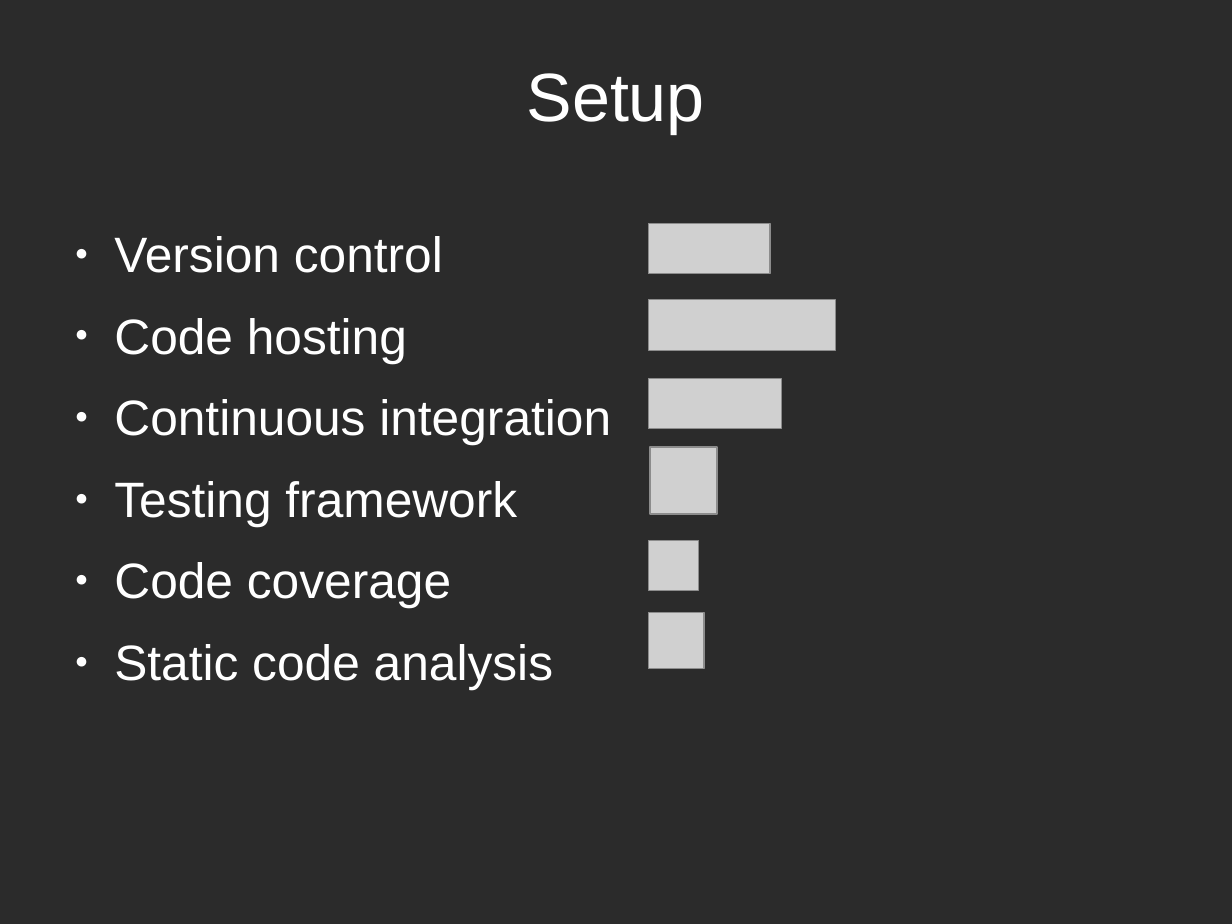
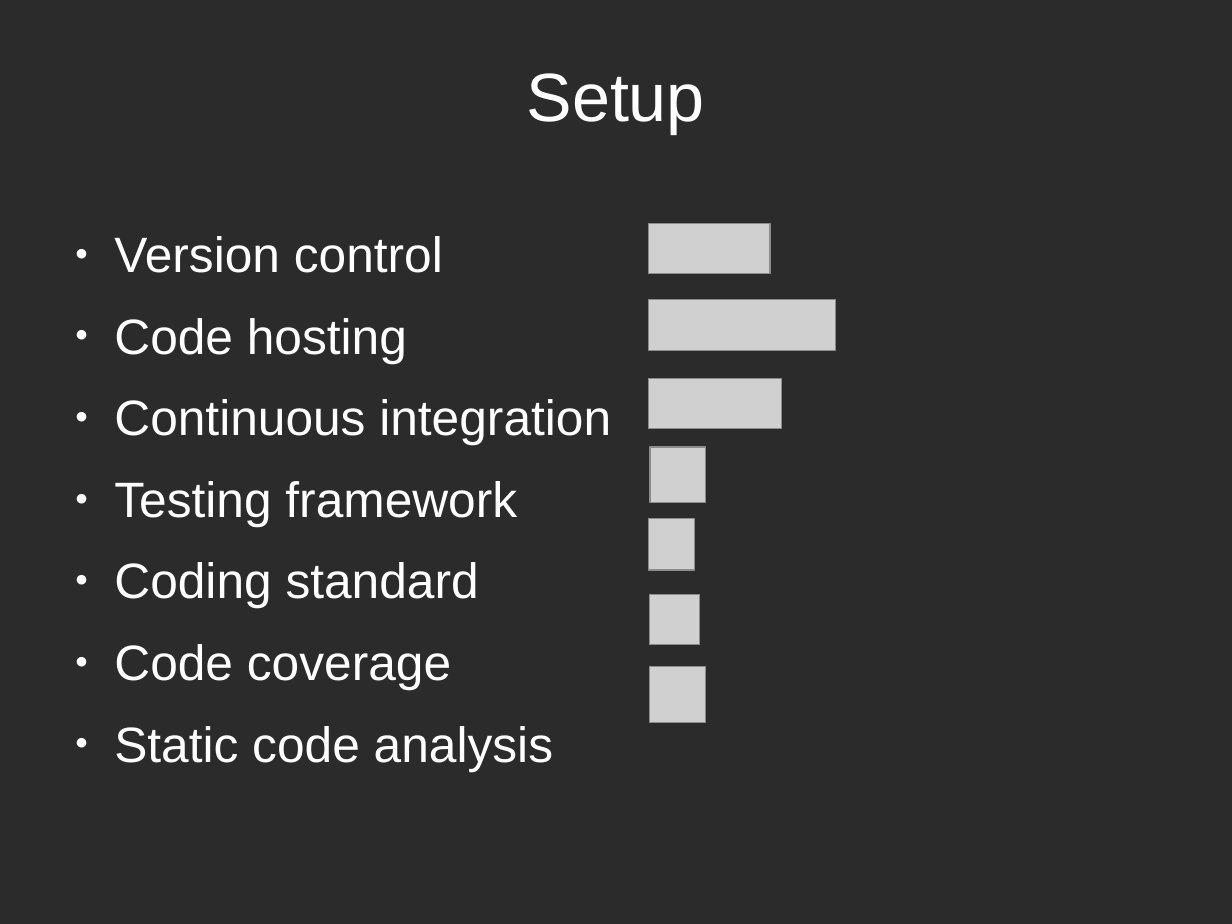
Before and after one commit to richelbilderbeek/PresentationsAboutR, a slide deck: slide 4 of ProfessionalRdevelopment/ProfessionalRDevelopment.odp. Drawn at 1232x924 pixels with LibreOffice and Linux fonts; fonts in the diff are those of the drawing; grey boxes stand for pictures; background and template pictures are left out; a plain dark background stands for a picture behind light text. Boxes give left, top, right and bottom in pixels: in the first picture for what was removed or moved away, otherwise in the second. Text is boxed around its words. In the diff, an @@ line names an element or a change of style, - is before the commit and + after.

```diff
--- a/ProfessionalRdevelopment/ProfessionalRDevelopment.odp
+++ b/ProfessionalRdevelopment/ProfessionalRDevelopment.odp
@@ picture: place and size @@
-picture at (651, 447, 718, 514)
+picture at (651, 447, 707, 503)
@@ picture added at (648, 519, 695, 570) @@
@@ text at (114, 562, 479, 608): paragraph added @@
+● Coding standard
@@ picture: place and size @@
-picture at (648, 540, 699, 590)
+picture at (650, 595, 700, 645)
@@ picture: place and size @@
-picture at (648, 613, 704, 669)
+picture at (650, 667, 705, 723)
```
Also in this commit, not shown: 3 other slides changed, 2 slides added, 1 slide removed, 4 other files.
